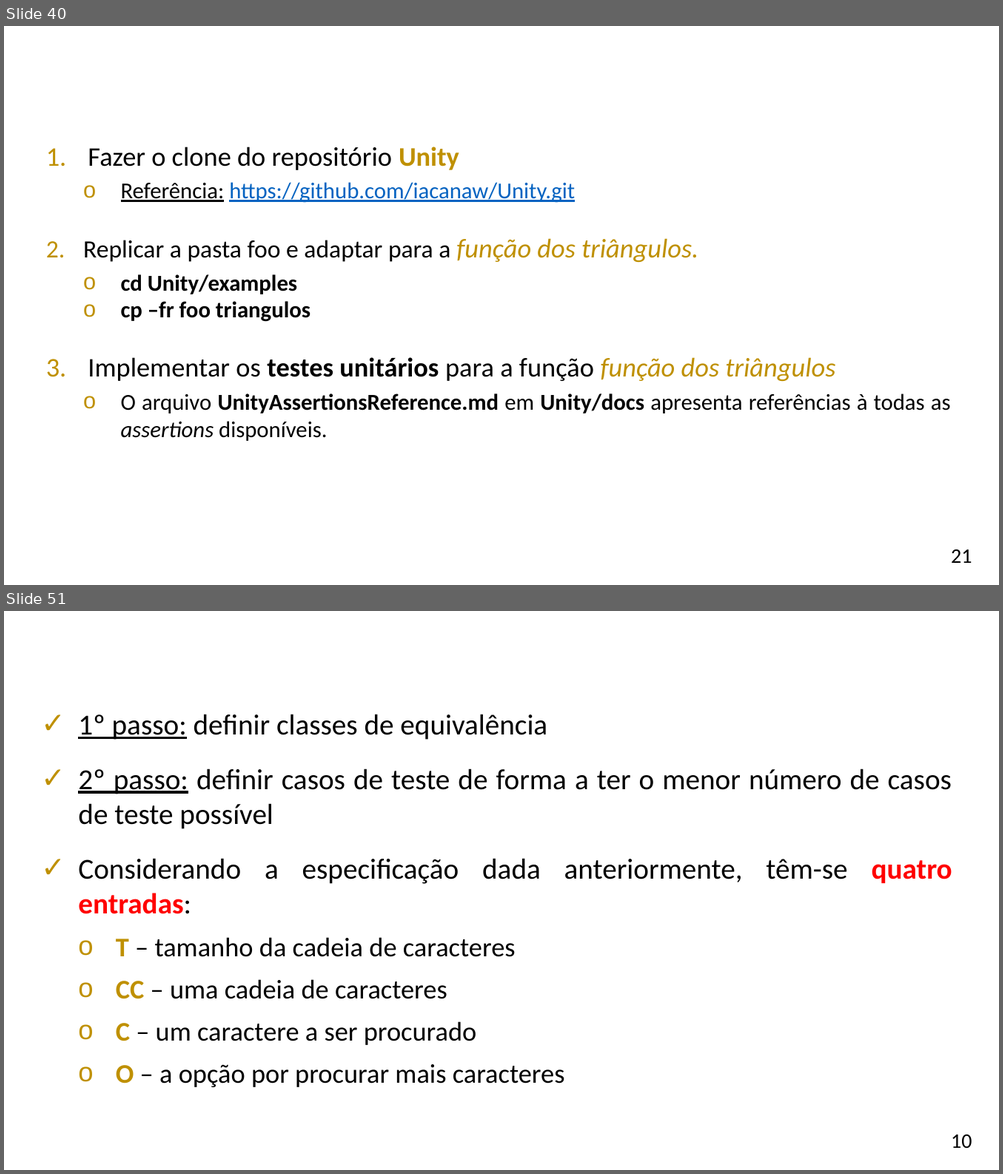
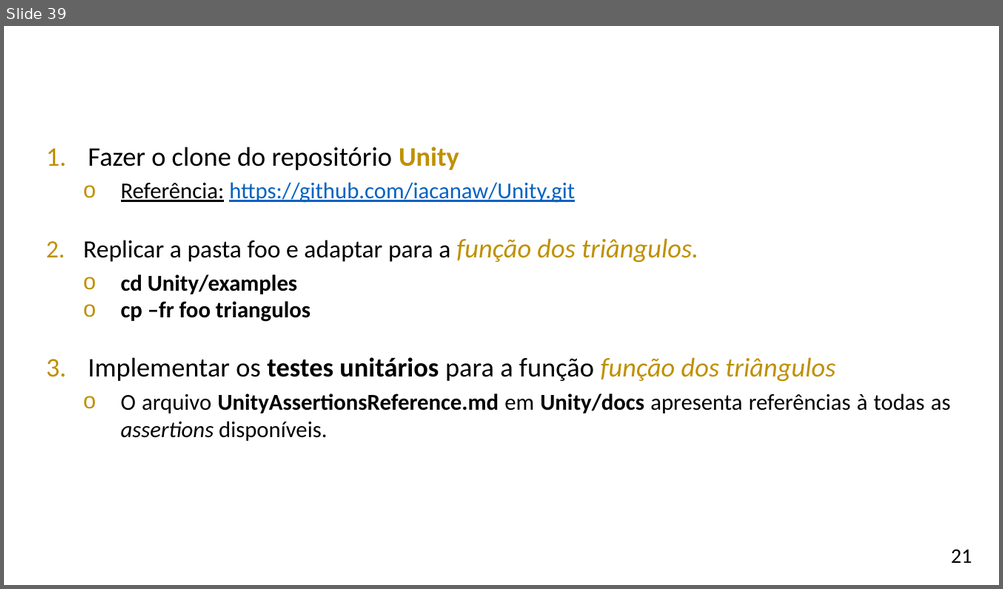
Before and after one commit to iacanaweber/iacanaweber.github.io, a slide deck: aulas/css/dependability/04_teste_software/Teste de Software.pptx. Shown one above the other, each under a label of ours: slides 40 and 51 before the commit, slide 39 after it; the slides between them are not shown. The pictures are 1003x1174 and 1003x589 pixels, drawn with LibreOffice and Linux fonts; fonts in the diff are those of the drawing; background and template pictures are left out. Boxes give left, top, right and bottom in pixels: in the first picture for what was removed or moved away, otherwise in the second. Text is boxed around its words. In the diff, an @@ line names an element or a change of style, - is before the commit and + after.

```diff
--- a/aulas/css/dependability/04_teste_software/Teste de Software.pptx
+++ b/aulas/css/dependability/04_teste_software/Teste de Software.pptx
@@ slide 51 removed at [4,611,999,1170], background picture (left out) @@
@@ text removed at [276,621,981,664] @@
-EXEMPLO
@@ text removed at [78,714,952,1088] @@
-✓ 1º passo: definir classes de equivalência
-✓ 2º passo: definir casos de teste de forma a ter o menor número de casos de teste possível
-✓ Considerando a especificação dada anteriormente, têm-se quatro entradas:
-  o T – tamanho da cadeia de caracteres
-  o CC – uma cadeia de caracteres
-  o C – um caractere a ser procurado
-  o O – a opção por procurar mais caracteres
@@ text removed at [950,1135,971,1148] @@
-10
@@ what was slide 40 is now slide 39 @@
```
Also in this commit, not shown: 28 other slides removed, 8 other files.
